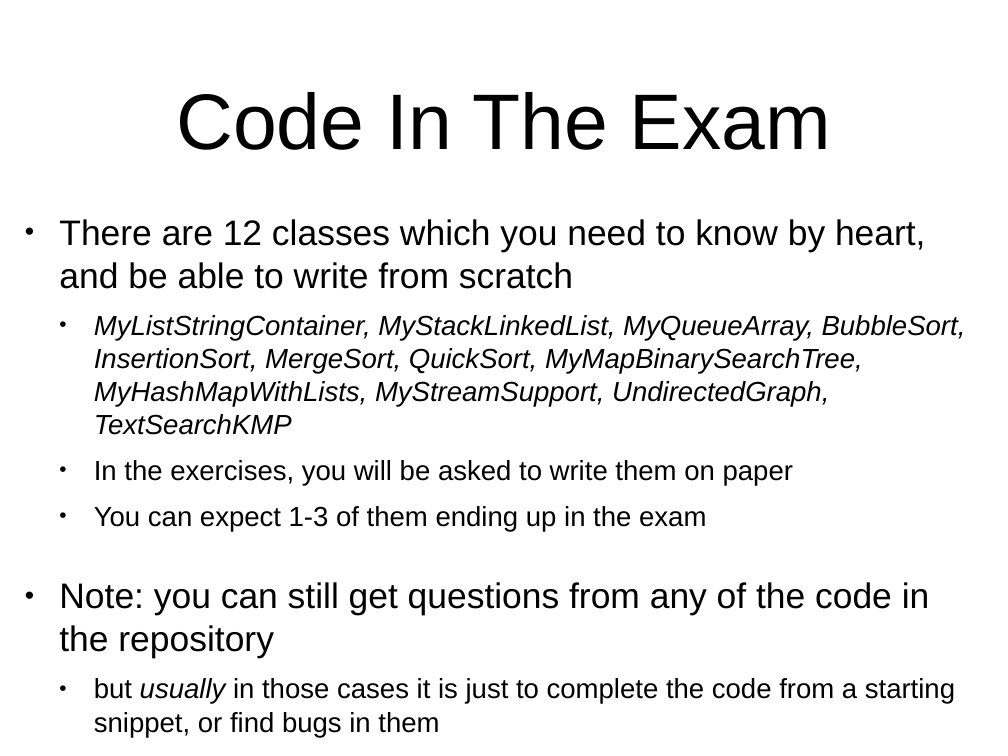
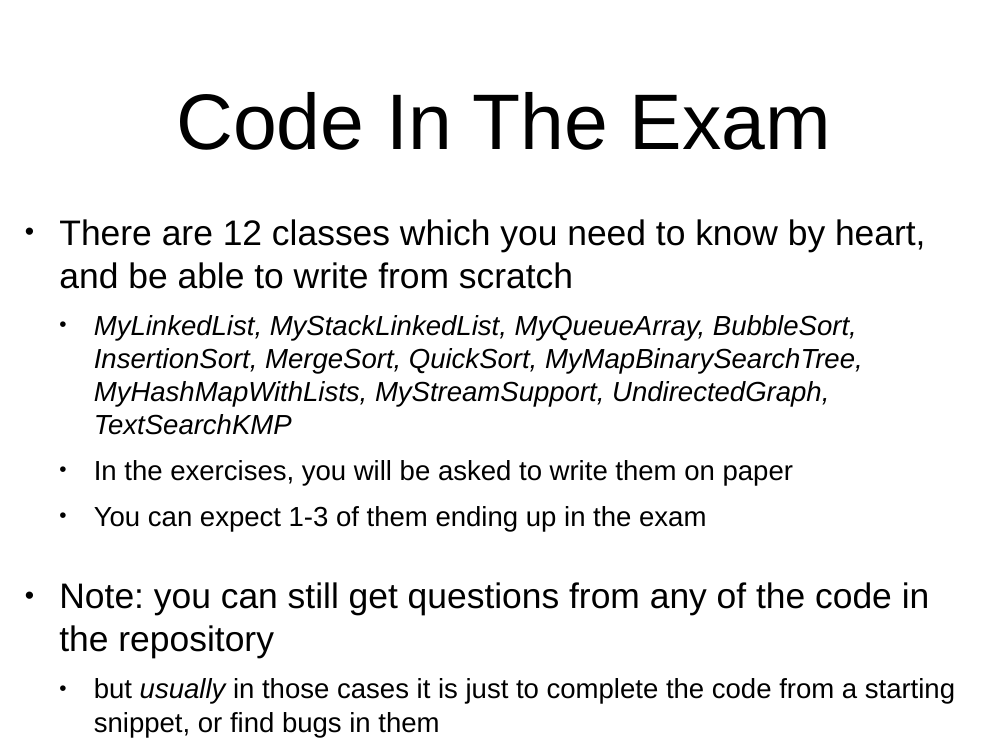
Before and after one commit to arcuri82/algorithms, a slide deck: slide 23 of docs/slides/01/01_intro.pptx. Drawn at 1008x756 pixels with LibreOffice and Linux fonts; fonts in the diff are those of the drawing. Boxes give left, top, right and bottom in pixels: in the first picture for what was removed or moved away, otherwise in the second. Text is boxed around its words. In the diff, an @@ line names an element or a change of style, - is before the commit and + after.

```diff
--- a/docs/slides/01/01_intro.pptx
+++ b/docs/slides/01/01_intro.pptx
@@ text at (94, 315, 863, 435): text changed @@
-  • MyListStringContainer, MyStackLinkedList, MyQueueArray, BubbleSort, InsertionSort, MergeSort, QuickSort, MyMapBinarySearchTree, MyHashMapWithLists, MyStreamSupport, UndirectedGraph, TextSearchKMP
+  • MyLinkedList, MyStackLinkedList, MyQueueArray, BubbleSort, InsertionSort, MergeSort, QuickSort, MyMapBinarySearchTree, MyHashMapWithLists, MyStreamSupport, UndirectedGraph, TextSearchKMP
```
Also in this commit, not shown: 3 other slides changed, 2 slides added, 19 other files.
